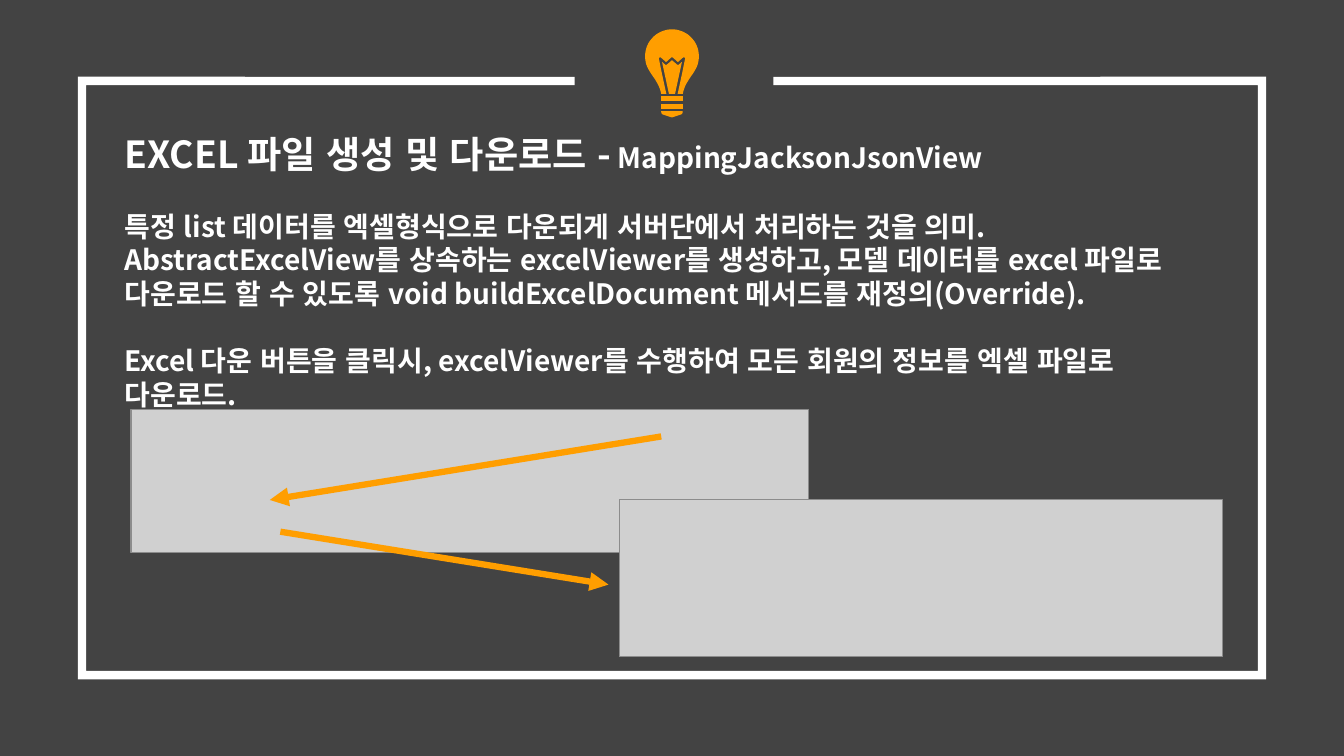
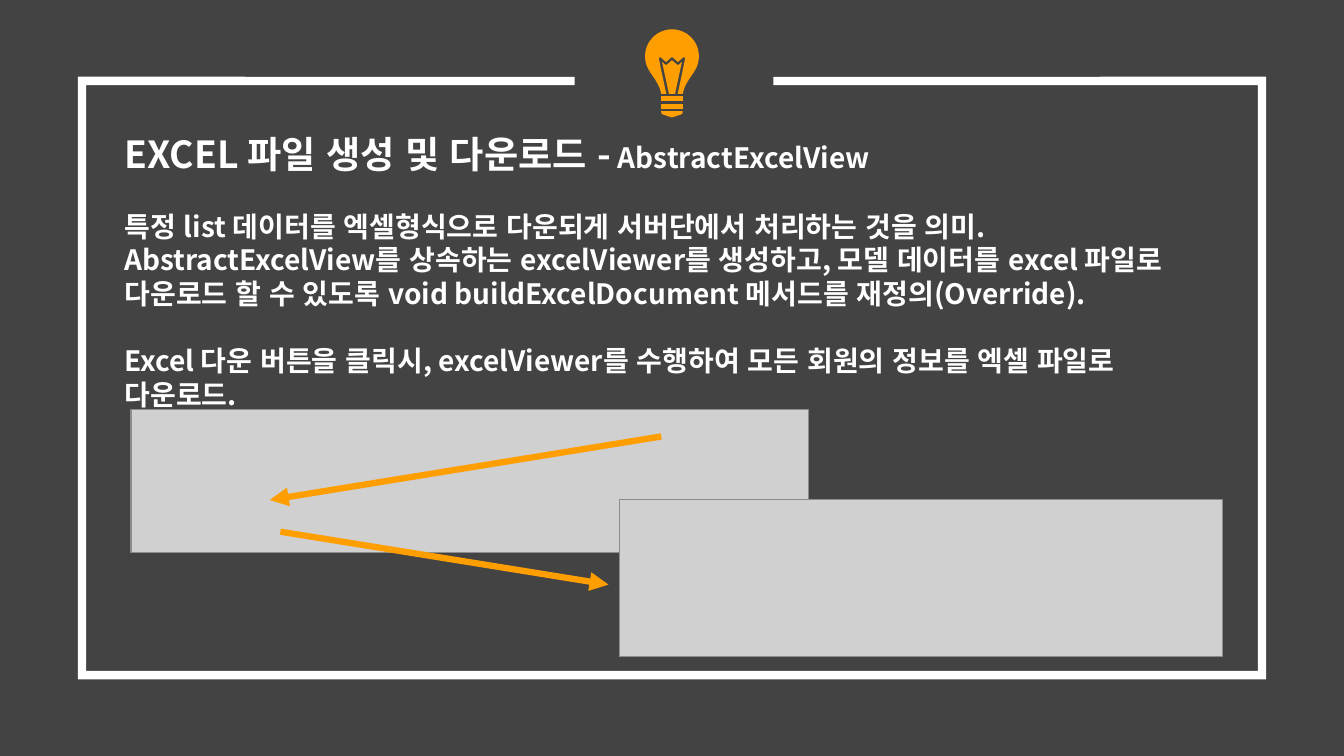
Before and after one commit to hhsw07/ezen-academy-projects, a slide deck: slide 2 of 0 발표용 파워포인트/0608 5차발표/0608 project06 - 파워포인트 - 송우.pptx. Drawn at 1344x756 pixels with LibreOffice and Linux fonts; fonts in the diff are those of the drawing; grey boxes stand for pictures. Boxes give left, top, right and bottom in pixels: in the first picture for what was removed or moved away, otherwise in the second. Text is boxed around its words. In the diff, an @@ line names an element or a change of style, - is before the commit and + after.

```diff
--- a/0 발표용 파워포인트/0608 5차발표/0608 project06 - 파워포인트 - 송우.pptx
+++ b/0 발표용 파워포인트/0608 5차발표/0608 project06 - 파워포인트 - 송우.pptx
@@ text at box(124, 136, 869, 172): text changed @@
-EXCEL 파일 생성 및 다운로드 - MappingJacksonJsonView
+EXCEL 파일 생성 및 다운로드 - AbstractExcelView
```
Also in this commit, not shown: 1 other slide changed.
